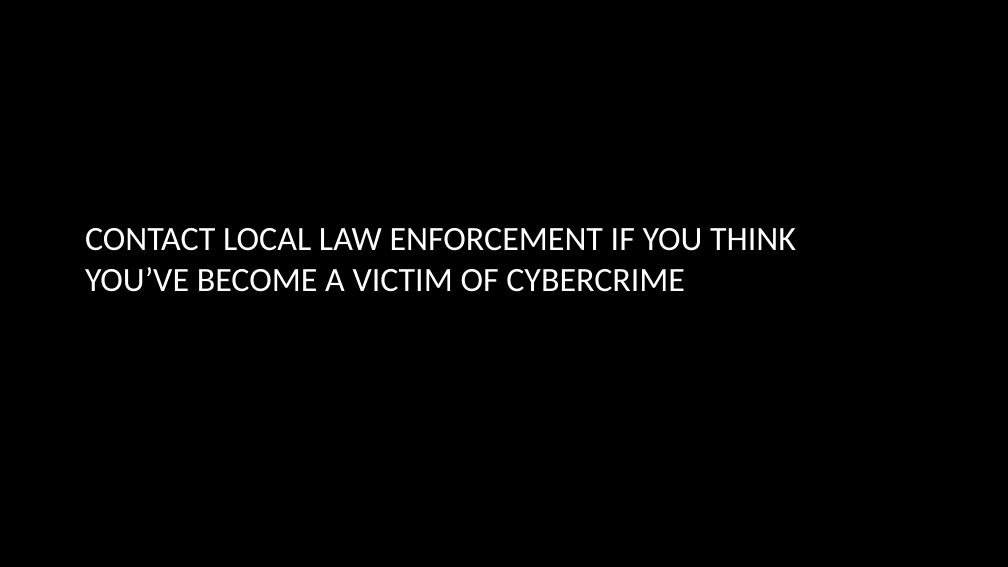
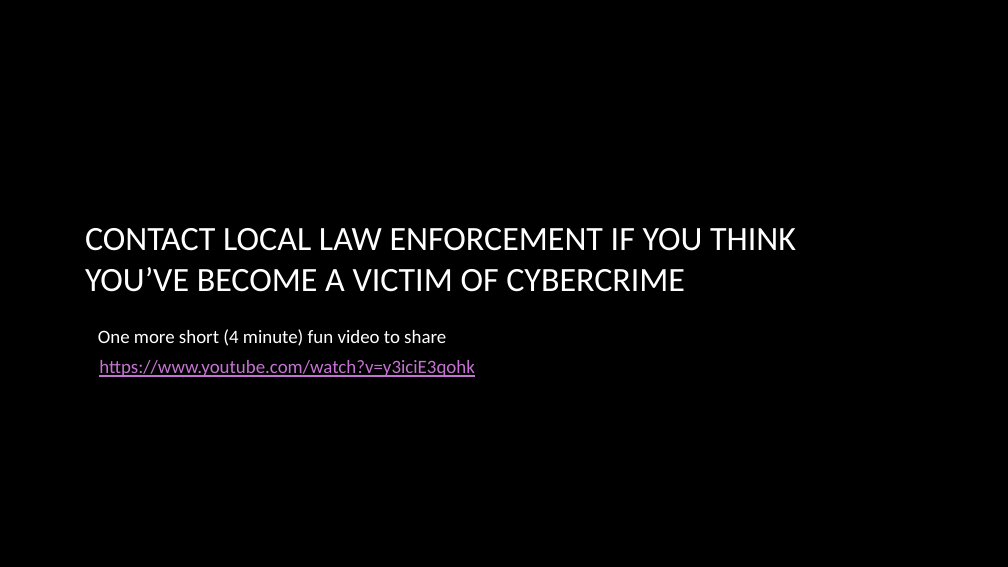
Before and after one commit to rjb4standards/Presentations, a slide deck: slide 8 of SENIOR-CENTER-CYBERSEC-PRESENTATION-2026-1020.pptx. Drawn at 1008x567 pixels with LibreOffice and Linux fonts; fonts in the diff are those of the drawing; background and template pictures are left out. Boxes give left, top, right and bottom in pixels: in the first picture for what was removed or moved away, otherwise in the second. Text is boxed around its words. In the diff, an @@ line names an element or a change of style, - is before the commit and + after.

Commit message:
Added Ed's video at end.

```diff
--- a/SENIOR-CENTER-CYBERSEC-PRESENTATION-2026-1020.pptx
+++ b/SENIOR-CENTER-CYBERSEC-PRESENTATION-2026-1020.pptx
@@ text added at <box>98,329,446,346</box>, 18 pt, text #FFFFFF @@
+One more short (4 minute) fun video to share
@@ text added at <box>99,360,475,377</box>, 18 pt, text #C573D2, underline @@
+https://www.youtube.com/watch?v=y3iciE3qohk
```
